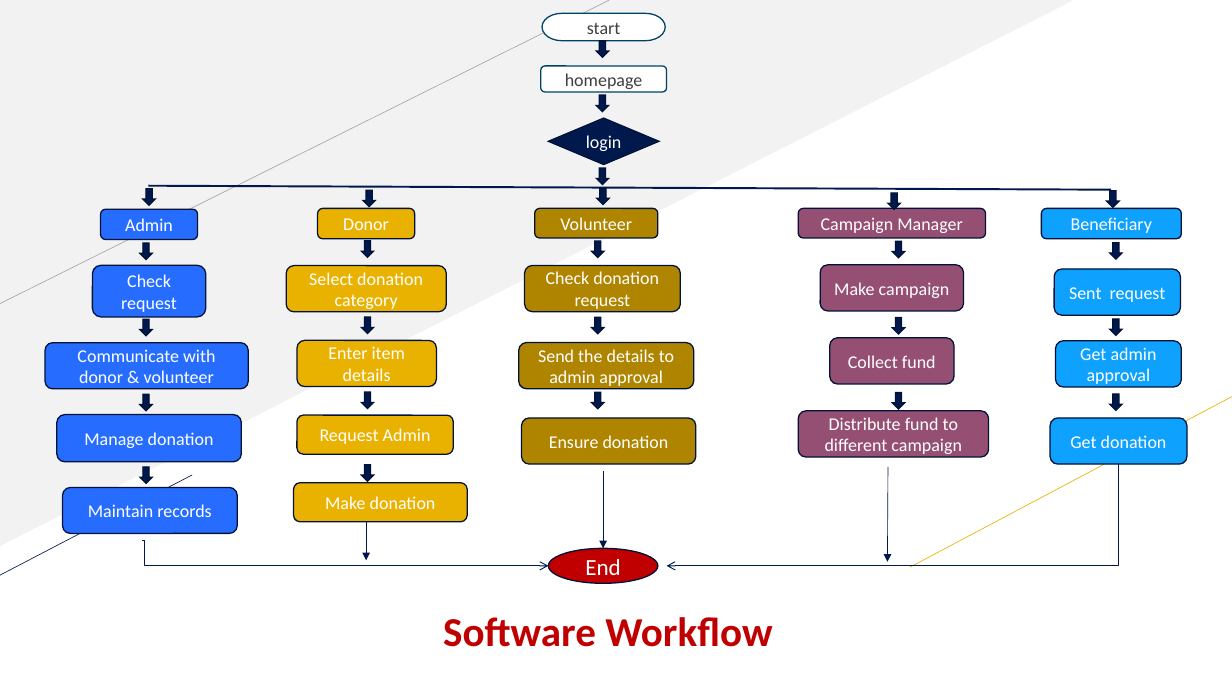
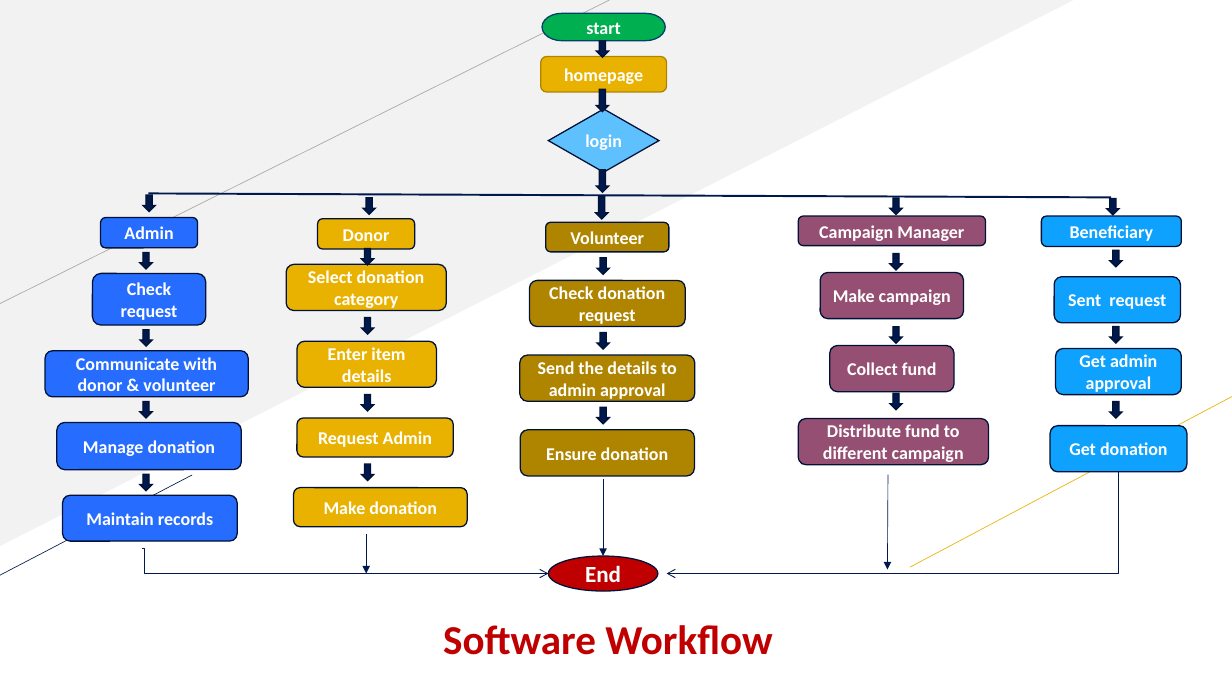
Before and after one commit to SharminAkter13/php_project, a slide deck: slide 17 of project_proposal/1288188_Sharmin_Akter.pptx. Drawn at 1232x693 pixels with LibreOffice and Linux fonts; fonts in the diff are those of the drawing. Boxes give left, top, right and bottom in pixels: in the first picture for what was removed or moved away, otherwise in the second. Text is boxed around its words. In the diff, an @@ line names an element or a change of style, - is before the commit and + after.

```diff
--- a/project_proposal/1288188_Sharmin_Akter.pptx
+++ b/project_proposal/1288188_Sharmin_Akter.pptx
@@ pill shape "start" at (x1=543, y1=13, x2=665, y2=41): text colour #3F3F3F to #FFFFFF, bold on; fill #FFFFFF to #00B050 @@
@@ rounded rectangle "homepage" resized from (x1=541, y1=66, x2=666, y2=91) to (x1=541, y1=56, x2=666, y2=91) @@
@@ rounded rectangle "homepage" at (x1=541, y1=56, x2=666, y2=91): text colour #3F3F3F to #FFFFFF, bold on; fill #FFFFFF to #EAB200; outline #014067 1 pt to #AD8400 1 pt @@
@@ diamond "login" resized from (x1=548, y1=118, x2=659, y2=165) to (x1=548, y1=109, x2=659, y2=172) @@
@@ diamond "login" at (x1=548, y1=109, x2=659, y2=172): bold on; fill #00194C to #5EC1FD @@
@@ down arrow resized from (x1=596, y1=95, x2=608, y2=112) to (x1=596, y1=90, x2=608, y2=112) @@
@@ down arrow resized from (x1=596, y1=168, x2=608, y2=185) to (x1=596, y1=170, x2=608, y2=192) @@
@@ 6 down arrows, 5 rounded rectangles, 1 text, 1 line moved together from (x1=57, y1=186, x2=1181, y2=647) to (x1=57, y1=193, x2=1181, y2=655) @@
@@ down arrow resized from (x1=597, y1=188, x2=609, y2=204) to (x1=596, y1=197, x2=608, y2=219) @@
@@ bold on in 23 elements at (x1=287, y1=264, x2=446, y2=311), (x1=297, y1=341, x2=436, y2=387), (x1=297, y1=418, x2=453, y2=457), (x1=294, y1=488, x2=468, y2=527), (x1=57, y1=422, x2=242, y2=470), (x1=63, y1=495, x2=238, y2=542), (x1=821, y1=273, x2=964, y2=319), (x1=799, y1=419, x2=989, y2=465), (x1=1055, y1=348, x2=1181, y2=395), (x1=1055, y1=276, x2=1181, y2=323), (x1=830, y1=346, x2=954, y2=392), (x1=799, y1=216, x2=986, y2=246), (x1=1042, y1=216, x2=1181, y2=247), (x1=92, y1=274, x2=206, y2=325), (x1=45, y1=351, x2=249, y2=397), (x1=548, y1=556, x2=658, y2=592), (x1=101, y1=217, x2=198, y2=248), (x1=1050, y1=426, x2=1187, y2=472), (x1=318, y1=219, x2=415, y2=250), (x1=520, y1=430, x2=695, y2=476), (x1=520, y1=355, x2=695, y2=401), (x1=530, y1=280, x2=686, y2=326), (x1=546, y1=223, x2=669, y2=252) @@
@@ rounded rectangle "Volunteer" moved from (x1=535, y1=208, x2=658, y2=238) to (x1=546, y1=223, x2=669, y2=252) @@
@@ 3 down arrows, 1 rounded rectangle moved together from (x1=525, y1=241, x2=681, y2=409) to (x1=530, y1=258, x2=686, y2=424) @@
@@ down arrow moved from (x1=893, y1=241, x2=905, y2=258) to (x1=890, y1=253, x2=902, y2=270) @@
@@ down arrow moved from (x1=893, y1=318, x2=905, y2=335) to (x1=890, y1=327, x2=902, y2=344) @@
@@ 12 rounded rectangles, 6 down arrows, 2 elbow arrows, 2 arrows, 1 ellipse moved together from (x1=45, y1=190, x2=1187, y2=583) to (x1=45, y1=198, x2=1187, y2=592) @@
@@ arrow moved from (366, 520) - (366, 560) to (366, 534) - (366, 574) @@
```
Also in this commit, not shown: 15 other slides changed.
